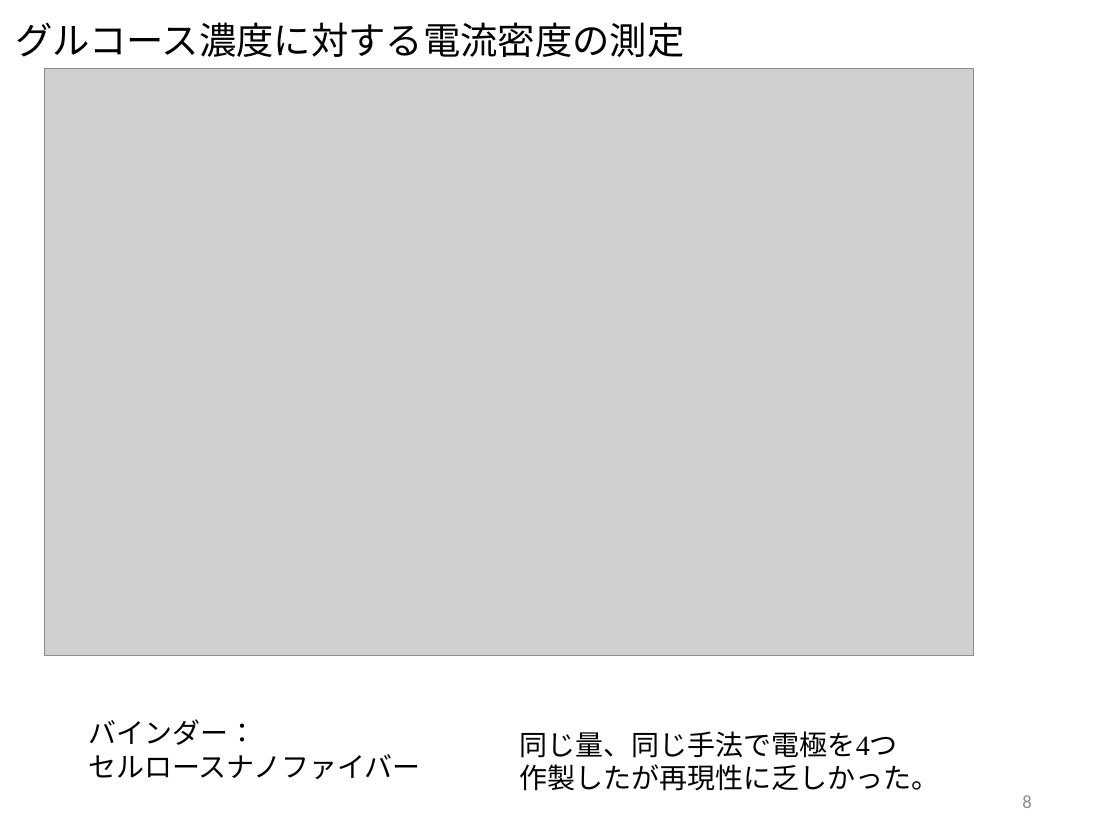
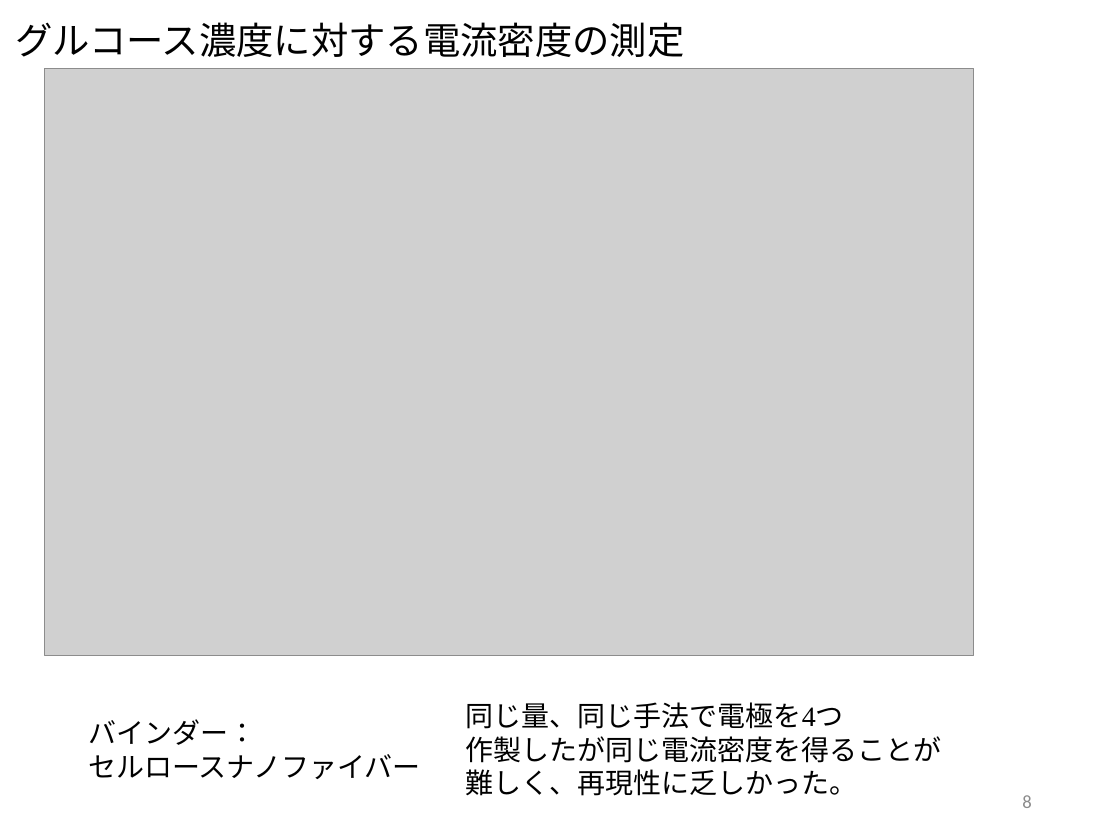
Before and after one commit to akidon0000/graduation-thesis, a slide deck: slide 8 of 発表スライド/230217_スライド02.pptx. Drawn at 1120x840 pixels with LibreOffice and Linux fonts; fonts in the diff are those of the drawing; grey boxes stand for pictures. Boxes give left, top, right and bottom in pixels: in the first picture for what was removed or moved away, otherwise in the second. Text is boxed around its words. In the diff, an @@ line names an element or a change of style, - is before the commit and + after.

```diff
--- a/発表スライド/230217_スライド02.pptx
+++ b/発表スライド/230217_スライド02.pptx
@@ text "同じ量、同じ手法で電極を4つ" moved from (x1=520, y1=731, x2=940, y2=791) to (x1=466, y1=702, x2=942, y2=796) @@
@@ text at (x1=466, y1=736, x2=942, y2=796): text changed @@
-作製したが再現性に乏しかった。
+作製したが同じ電流密度を得ることが難しく、再現性に乏しかった。
```
Also in this commit, not shown: 5 other slides changed, 2 other files.
